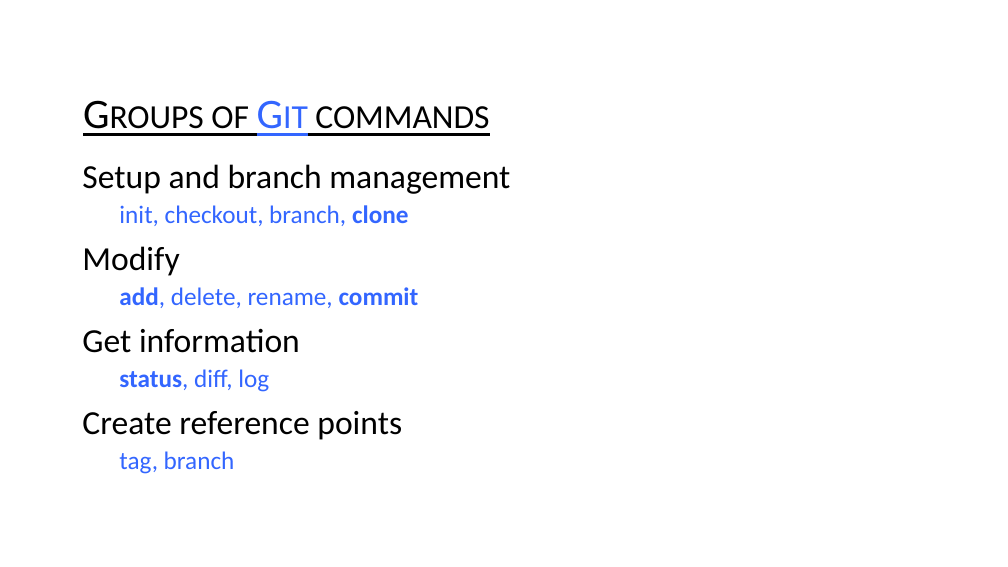
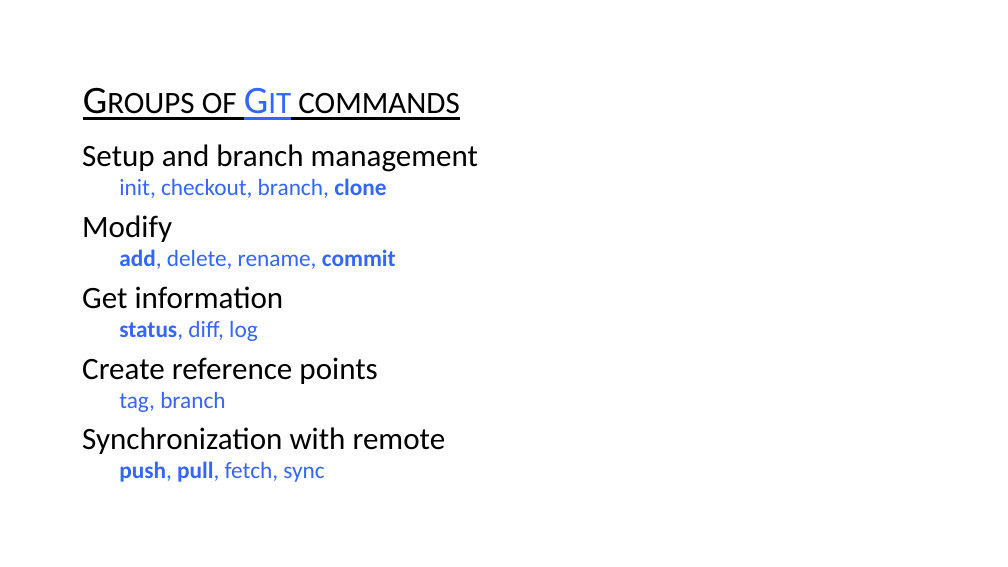
Before and after one commit to USFDataVisualization/Data-Visualization-Lecture, a slide deck: slide 5 of L03-git.pptx. Drawn at 1008x567 pixels with LibreOffice and Linux fonts; fonts in the diff are those of the drawing; background and template pictures are left out. Boxes give left, top, right and bottom in pixels: in the first picture for what was removed or moved away, otherwise in the second. Text is boxed around its words. In the diff, an @@ line names an element or a change of style, - is before the commit and + after.

Commit message:
minor modification to command list

```diff
--- a/L03-git.pptx
+++ b/L03-git.pptx
@@ text at <box>82,93,478,412</box>: size 40 to 37 pt in "Groups of Git commands"; size 32 to 29.6 pt in "Setup and branch management", "Modify", "Get information", "Create reference points"; size 24 to 22.2 pt in "init, checkout, branch, clone", "add, delete, rename, commit", "status, diff, log", "tag, branch"; line spacing 0.9 to 0.8 @@
@@ text at <box>82,427,446,482</box>: paragraphs added @@
+  • Synchronization with remote
+    • push, pull, fetch, sync
```
Also in this commit, not shown: 1 other file.
